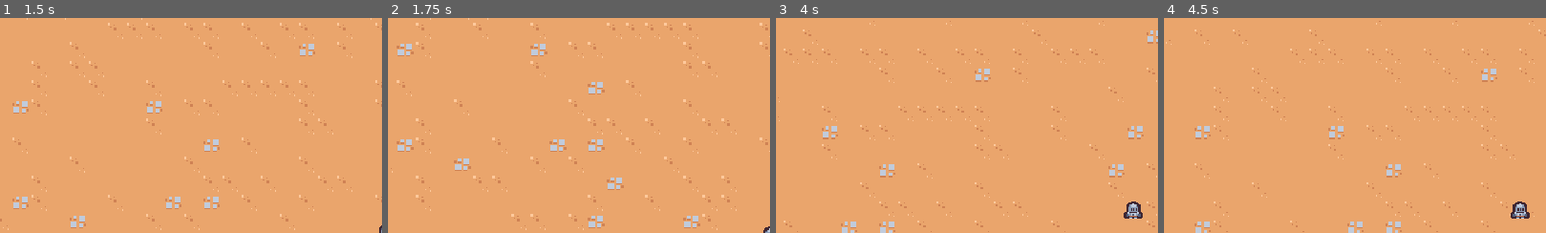
Above: before the commit, frames 1-4 (left to right).
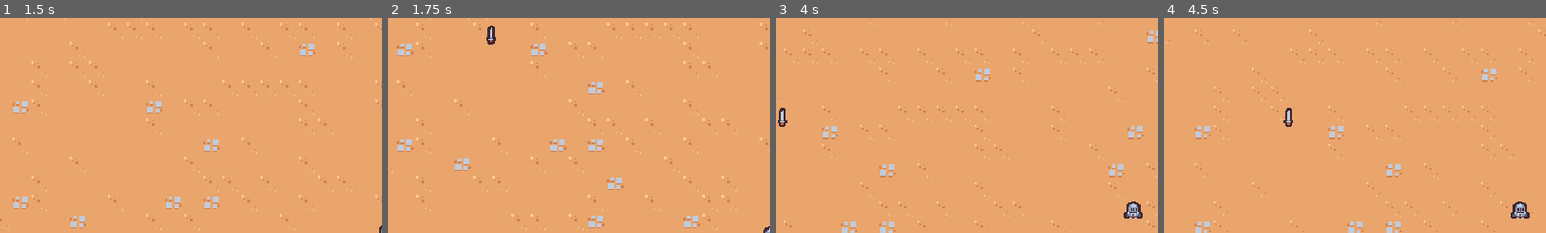
Above: after the commit, the same moments.

Repository: chatton/2DSurvivorGame
Game: Godot game, scene res://scenes/main/main.tscn
The game is run twice, just before and just after one commit, with the same random seed, the same clock (stepped at 60 frames per second) and the same inputs.
Inputs:
- Up to frame 1 (1.5 s): hold Right (move_right) 0.53-1.28 s; hold S (move_down) from 1.28 s (still down)
- Up to frame 2 (1.75 s): keep holding S (move_down)
- Up to frame 3 (4 s): release S (move_down) at 2.03 s; hold Right (move_right) 2.03-2.78 s; hold W (move_up) 2.78-3.53 s; hold A (move_left) from 3.53 s (still down)
- Up to frame 4 (4.5 s): keep holding A (move_left)
The pictures show only the part of the screen within x 0-50%, y 3-53%; the shares and areas given below are measured in that part.

Frame 1 is identical in both runs. In frame 2, 0.2% of the frame differs, in the area x 25-29%, y 3-13%; in frame 3, 0.2%; in frame 4, 0.2%.
Error after the commit: Invalid access to property or key 'tranglobal_positionsform' on a base object of type 'CharacterBody2D (player.gd)'. (res://scenes/ability/sword_ability_contro…

Commit message:
adding basic sword spawning at location of player

Diff:
--- /dev/null
+++ b/scenes/ability/sword_ability/sword_ability.tscn
@@ -0,0 +1,9 @@
+[gd_scene load_steps=2 format=3 uid="uid://ba732n8304s55"]
+
+[ext_resource type="Texture2D" uid="uid://pufg8mlttxbm" path="res://scenes/ability/sword_ability/sword.png" id="1_ywy0b"]
+
+[node name="SwordAbility" type="Node2D"]
+
+[node name="Sprite2D" type="Sprite2D" parent="."]
+texture = ExtResource("1_ywy0b")
+offset = Vector2(2.08165e-12, -4)
--- /dev/null
+++ b/scenes/ability/sword_ability_controller/sword_ability_controller.gd
@@ -0,0 +1,16 @@
+extends Node
+
+@export var sword_ability: PackedScene
+
+# Called when the node enters the scene tree for the first time.
+func _ready():
+	$Timer.timeout.connect(on_timer_timeout)
+
+
+func on_timer_timeout():
+	var player: Node2D = get_tree().get_first_node_in_group("player") as Node2D
+	if player == null:
+		return
+	var sword: Node2D = sword_ability.instantiate() as Node2D
+	player.get_parent().add_child(sword)
+	sword.global_position = player.tranglobal_positionsform
--- /dev/null
+++ b/scenes/ability/sword_ability_controller/sword_ability_controller.tscn
@@ -0,0 +1,12 @@
+[gd_scene load_steps=3 format=3 uid="uid://br0o2bl6oenp6"]
+
+[ext_resource type="Script" path="res://scenes/ability/sword_ability_controller/sword_ability_controller.gd" id="1_eh71v"]
+[ext_resource type="PackedScene" uid="uid://ba732n8304s55" path="res://scenes/ability/sword_ability/sword_ability.tscn" id="2_ejsxd"]
+
+[node name="SwordAbilityController" type="Node"]
+script = ExtResource("1_eh71v")
+sword_ability = ExtResource("2_ejsxd")
+
+[node name="Timer" type="Timer" parent="."]
+wait_time = 1.5
+autostart = true
--- a/scenes/main/main.tscn
+++ b/scenes/main/main.tscn
@@ -3,7 +3,7 @@
 [ext_resource type="TileSet" uid="uid://dgqear0w3jsd5" path="res://resources/tileset.tres" id="1_10a65"]
 [ext_resource type="PackedScene" uid="uid://cbd16vm3qvk0h" path="res://scenes/game_camera/game_camera.tscn" id="1_d3fj6"]
 [ext_resource type="PackedScene" uid="uid://b2x5akuaqvvwi" path="res://scenes/player/player.tscn" id="1_i5omf"]
-[ext_resource type="PackedScene" uid="uid://cgmcmmsybaejg" path="res://scenes/basic_enemy/basic_enemy.tscn" id="4_8gg05"]
+[ext_resource type="PackedScene" uid="uid://cgmcmmsybaejg" path="res://basic_enemy.tscn" id="4_8gg05"]
 
 [node name="Main" type="Node"]
 
--- a/scenes/player/player.tscn
+++ b/scenes/player/player.tscn
@@ -1,7 +1,8 @@
-[gd_scene load_steps=4 format=3 uid="uid://b2x5akuaqvvwi"]
+[gd_scene load_steps=5 format=3 uid="uid://b2x5akuaqvvwi"]
 
 [ext_resource type="Script" path="res://scenes/player/player.gd" id="1_e7ikc"]
 [ext_resource type="Texture2D" uid="uid://lqvnpejus77c" path="res://scenes/player/player.png" id="2_ayll5"]
+[ext_resource type="PackedScene" uid="uid://br0o2bl6oenp6" path="res://scenes/ability/sword_ability_controller/sword_ability_controller.tscn" id="2_m5irw"]
 
 [sub_resource type="CircleShape2D" id="CircleShape2D_sss17"]
 radius = 5.0
@@ -10,6 +11,10 @@
 collision_layer = 0
 script = ExtResource("1_e7ikc")
 
+[node name="AbilityManager" type="Node" parent="."]
+
+[node name="SwordAbilityController" parent="AbilityManager" instance=ExtResource("2_m5irw")]
+
 [node name="Sprite2D" type="Sprite2D" parent="."]
 texture = ExtResource("2_ayll5")
 offset = Vector2(2.08165e-12, -8)
Renamed: scenes/basic_enemy/basic_enemy.tscn -> basic_enemy.tscn
Binary file added: scenes/ability/sword_ability/sword.png
Not shown, added: scenes/ability/sword_ability/sword.png.import
